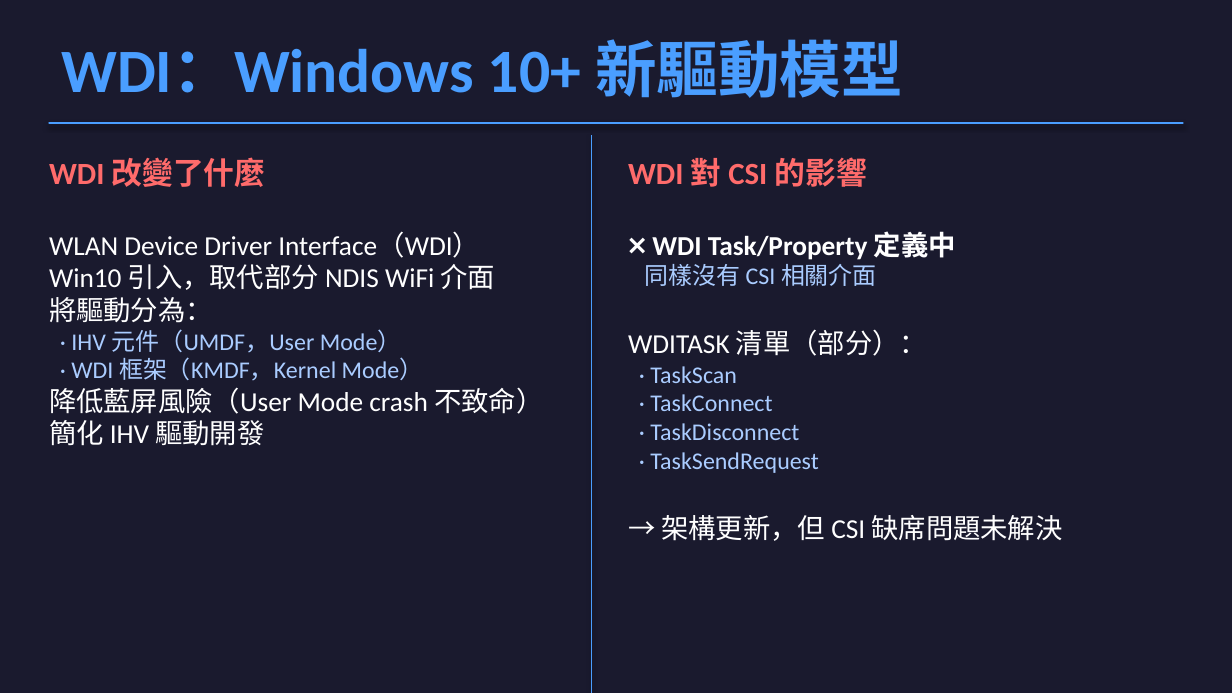
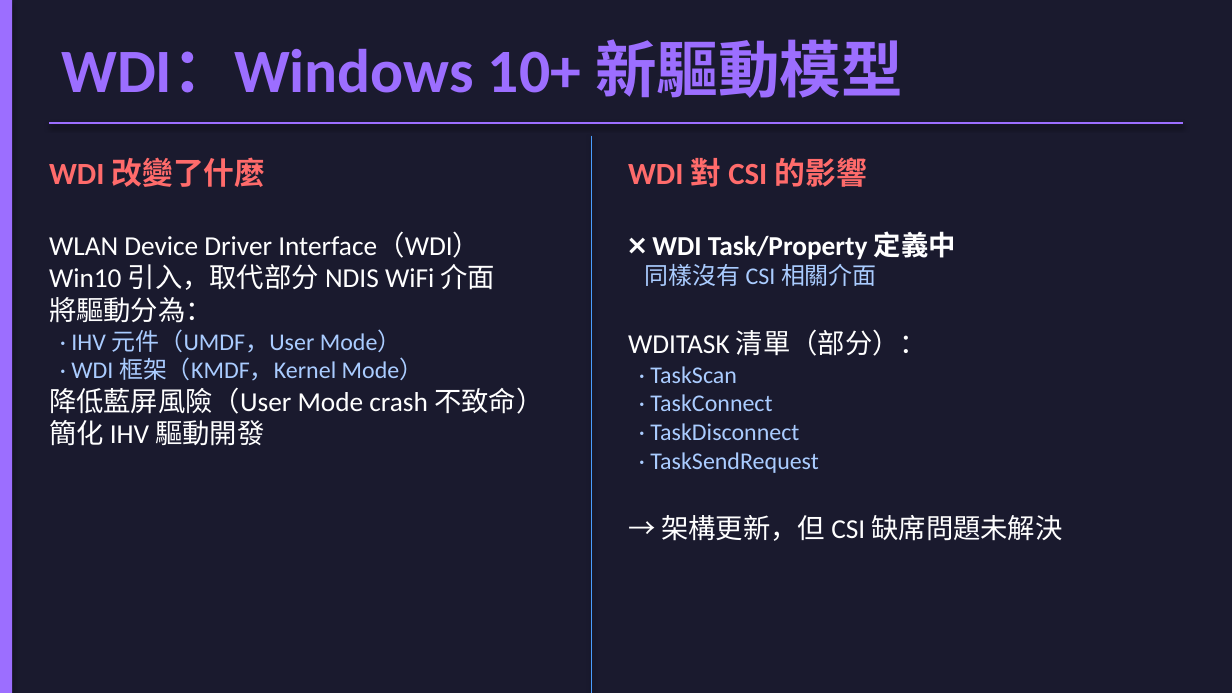
Before and after one commit to jacky92219-cell/network-ppt-project, a slide deck: slide 16 of output/network-card-csi.pptx (slide 13 before the commit). Drawn at 1232x693 pixels with LibreOffice and Linux fonts; fonts in the diff are those of the drawing. Boxes give left, top, right and bottom in pixels: in the first picture for what was removed or moved away, otherwise in the second. Text is boxed around its words. In the diff, an @@ line names an element or a change of style, - is before the commit and + after.

```diff
--- a/output/network-card-csi.pptx
+++ b/output/network-card-csi.pptx
@@ rectangle added at <box>0,0,12,692</box>, fill #9C6EFF @@
@@ text "WDI：Windows 10+ 新驅動模型" at <box>61,39,903,98</box>: text colour #4A9EFF to #9C6EFF @@
@@ rectangle removed at <box>49,123,1183,123</box> @@
@@ line added from (49, 123) to (1183, 123), #9C6EFF 1.5 pt @@
```
Also in this commit, not shown: 23 other slides changed, 4 slides added, 5 other files.
